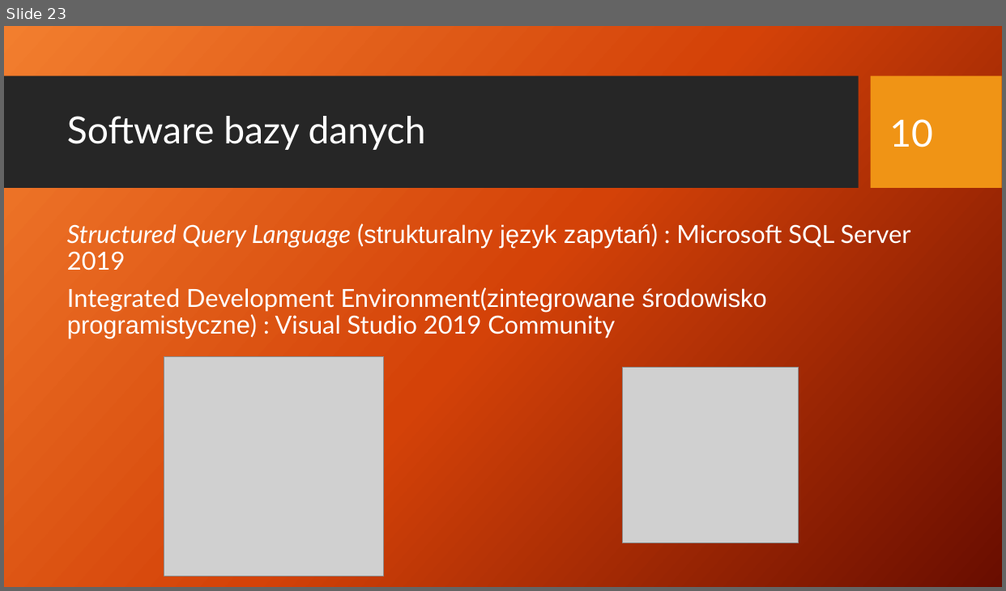
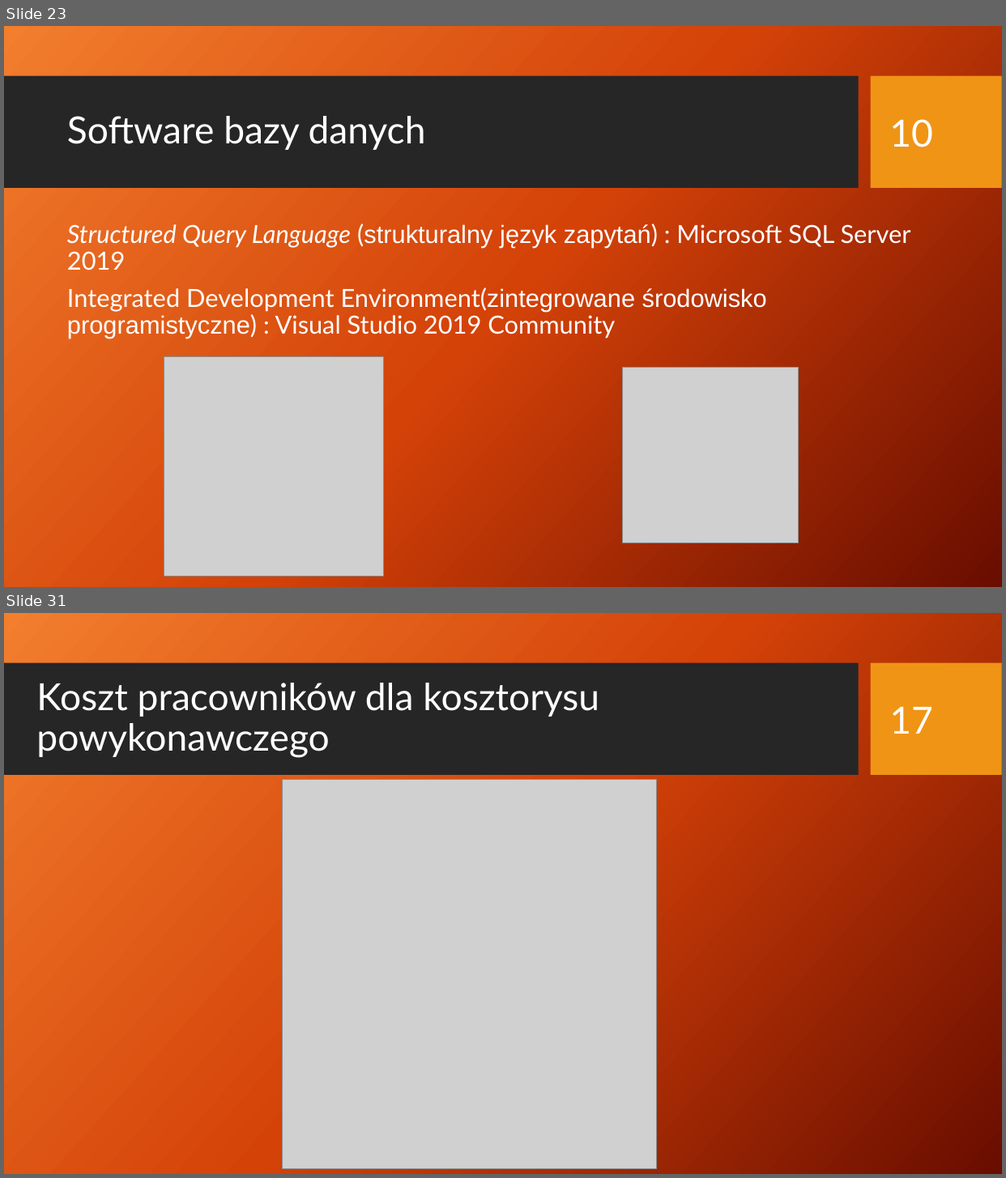
Before and after one commit to rudnickirobert/KWZP2021, a slide deck: Prezentacja_29.04.pptx. Shown one above the other, each under a label of ours: slide 23 before the commit, slides 23 and 31 after it; the slides between them are not shown. The pictures are 1006x591 and 1006x1178 pixels, drawn with LibreOffice and Linux fonts; fonts in the diff are those of the drawing; grey boxes stand for pictures; background and template pictures are left out. Boxes give left, top, right and bottom in pixels: in the first picture for what was removed or moved away, otherwise in the second. Text is boxed around its words. In the diff, an @@ line names an element or a change of style, - is before the commit and + after.

Commit message:
Prezentacja alg_kosztorys

```diff
--- a/Prezentacja_29.04.pptx
+++ b/Prezentacja_29.04.pptx
@@ slide 31 added at (4,613,1002,1174), background picture (left out); not listed: 2 template elements that a slide beside it also shows @@
@@ title added at (36,683,599,758), 36 pt, text #FFFFFF @@
+Koszt pracowników dla kosztorysu powykonawczego
@@ text added at (889,707,933,734), 36 pt, text #FFFFFF @@
+17
@@ picture added at (283,780,657,1169) @@
```
Also in this commit, not shown: 9 slides changed, 6 other slides added, 3 slides removed.
